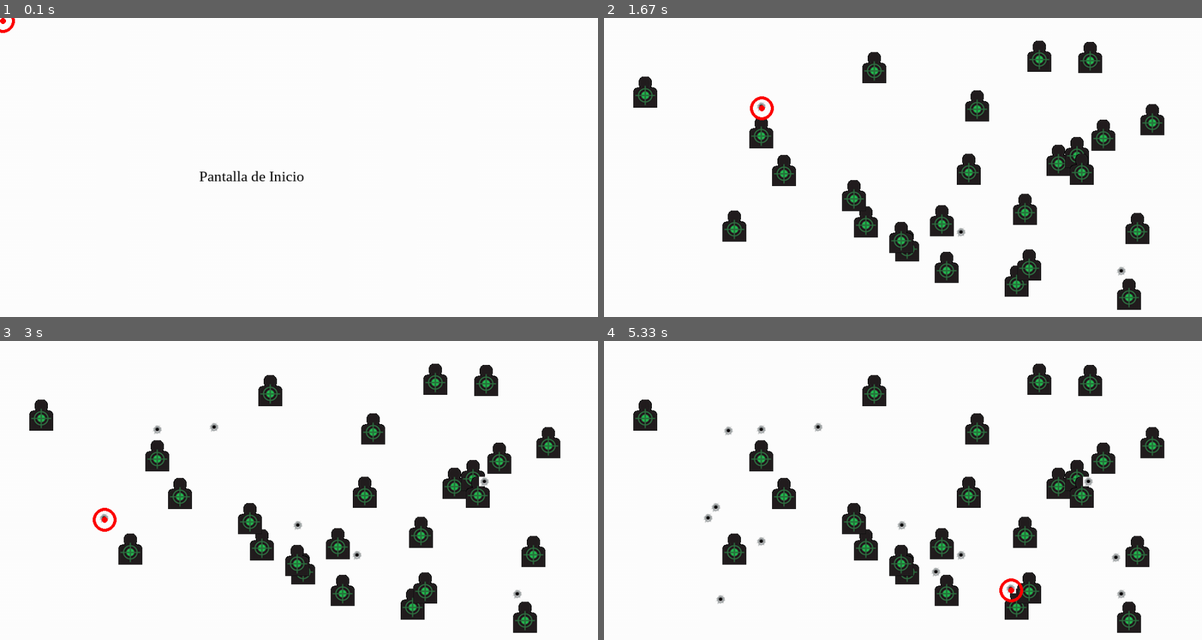
Above: before the commit, frames 1-4 (two rows, left to right).
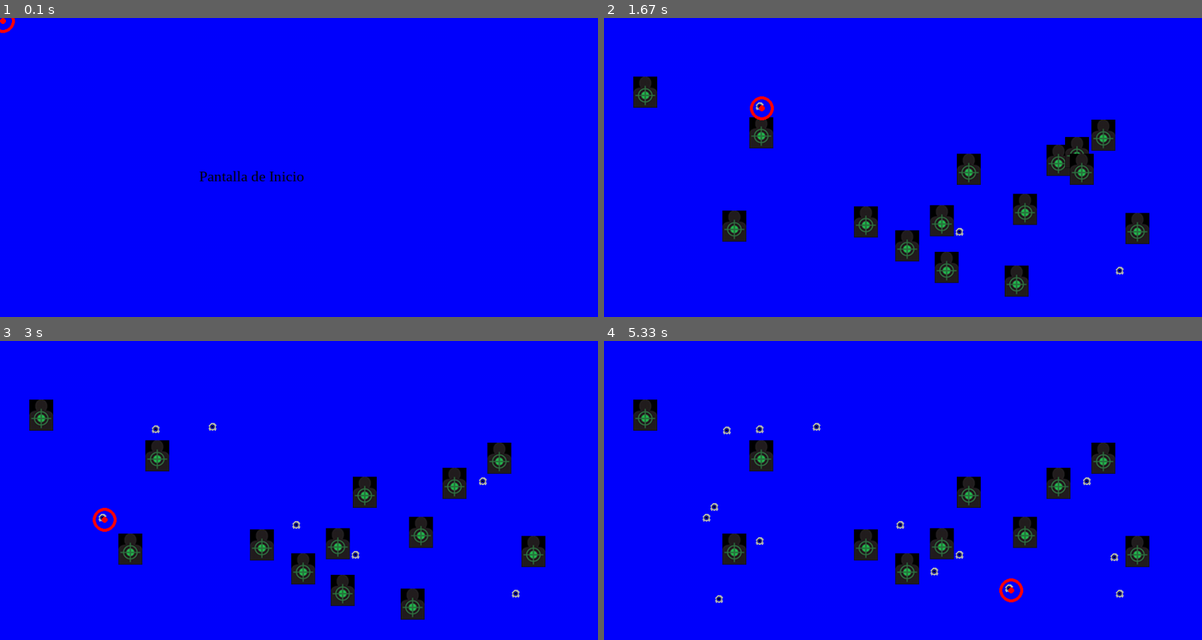
Above: after the commit, the same moments.

Repository: PerrottaJulian/Pygame-AimLab
Game: pygame game, started from main.py
Same seed, same stepped clock (60 frames per second), same inputs: the game is played once before the commit and once after it.
Inputs (mouse positions are in pixels of both pictures, inside the frame that each line leads up to):
- Up to frame 1 (0.1 s): no input
- Up to frame 2 (1.67 s): click (903, 167) at 0.38 s; click (962, 233) at 0.72 s; click (1124, 272) at 1.05 s; click (759, 107) at 1.38 s
- Up to frame 3 (3 s): click (299, 526) at 1.72 s; click (215, 427) at 2.05 s; click (484, 484) at 2.38 s; click (101, 520) at 2.72 s
- Up to frame 4 (5.33 s): click (729, 430) at 3.05 s; click (759, 544) at 3.38 s; click (1118, 559) at 3.72 s; click (723, 601) at 4.05 s; click (717, 508) at 4.38 s; click (938, 574) at 4.72 s; click (1010, 589) at 5.05 s

The runs differ from the first frame. In frame 1, 100% of the frame differs, in the area x 0-100%, y 0-100%; in frame 2, 95%; in frame 3, 96%; in frame 4, 96%.

Commit message:
28/11/23 2

Diff:
--- a/fondo.py
+++ b/fondo.py
@@ -18,14 +18,14 @@
 class Meteor (pygame.sprite.Sprite):
     def __init__(self):
         super().__init__()
-        self.image = pygame.image.load("diana1.png").convert()
+        self.image = pygame.image.load("sprites_sounds/target1.png").convert()
         self.image.set_colorkey((0,0,0))
         self.rect = self.image.get_rect()
 
 class Player (pygame.sprite.Sprite):
     def __init__(self):
         super().__init__()
-        self.image = pygame.image.load("player.png").convert()
+        self.image = pygame.image.load("sprites_sounds/player.png").convert()
         self.image.set_colorkey((0,0,0))
         self.rect = self.image.get_rect()
 
--- a/main.py
+++ b/main.py
@@ -15,35 +15,38 @@
 SCREEN_LENGHT = 1000
 SCREEN_HIGH = 500
 
-middle = (SCREEN_LENGHT//3, SCREEN_HIGH//2)
+MIDDLE = (SCREEN_LENGHT//3, SCREEN_HIGH//2)
 
 #Pantalla
 screen = pygame.display.set_mode((SCREEN_LENGHT, SCREEN_HIGH))
+pygame.display.set_caption("AimLab")
 pygame.mouse.set_visible(0)
 clock = pygame.time.Clock()
 font = pygame.font.SysFont("serif", 25)
 
 #sonido
-sound = pygame.mixer.Sound("sprites_sounds/gunshot.mp3")
+gunshot = pygame.mixer.Sound("sprites_sounds/gunshot.mp3")
+clang = pygame.mixer.Sound("sprites_sounds/target_sound.mp3")
+
 
 #Clases (Sprites)
 class Target(pygame.sprite.Sprite):
     def __init__(self):
         super().__init__()
         self.image = pygame.image.load("sprites_sounds/target2.png").convert()
-        self.image.set_colorkey(full_black)
+        #self.image.set_colorkey(full_black)
         self.rect = self.image.get_rect()
 
 class Shot(pygame.sprite.Sprite):
     def __init__(self):
         super().__init__()
-        self.image = pygame.image.load("sprites_sounds/disparo4.png").convert()
-        #self.image.set_colorkey(white)
+        self.image = pygame.image.load("sprites_sounds/disparo2.png").convert()
+        self.image.set_colorkey(full_black)
         self.rect = self.image.get_rect()
 
 #Modulos
 def generateTargets():
-    for i in range(25):
+    for i in range(15):
         target = Target()
         target.rect.x = random.randint(10, SCREEN_LENGHT - 50)
         target.rect.y = random.randint(10, SCREEN_HIGH - 50)
@@ -52,18 +55,18 @@
         all_sprites_list.add(target)
 
 
-def displayFrames(start, game, gameover):
-    screen.fill(white)
+def updateScreen(start, game, gameover):
+    screen.fill(blue)
     if start:
         start_text = font.render("Pantalla de Inicio", True, full_black)
-        screen.blit(start_text, middle)
+        screen.blit(start_text, MIDDLE)
     elif game:
         #game_text = font.render("JUEGOOOOOOO", True, black)
         #screen.blit(game_text, middle)
         all_sprites_list.draw(screen)
     elif gameover:
         end_text = font.render("GAME OVER", True, full_black)
-        screen.blit(end_text, middle)
+        screen.blit(end_text, MIDDLE)
     mira(mouse_pos)
     pygame.display.update()
 
@@ -71,8 +74,10 @@
     pygame.draw.circle(screen, red, center, 20, 5)
     pygame.draw.circle(screen, red, center, 5)
 
+
 #listas
 target_list = pygame.sprite.Group() #? Proposito: Detectar colisiones
+shot_list = pygame.sprite.Group()
 all_sprites_list = pygame.sprite.Group() #? Proposito: Dibujar los sprites
 
 #Data previa
@@ -97,9 +102,12 @@
             elif event.type == pygame.MOUSEBUTTONDOWN:
                 shot = Shot()
                 shot.rect.x = mouse_pos[0] -10
-                shot.rect.y = mouse_pos[1] -11
+                shot.rect.y = mouse_pos[1] -10
+
+                shot_list.add(shot)
                 all_sprites_list.add(shot)
-                sound.play()
+                gunshot.play()
+                #clang.play()
             elif event.type == pygame.MOUSEBUTTONDOWN:
                 all_sprites_list.clear()
 
@@ -113,8 +121,30 @@
         #####!
 
 
-    displayFrames(start, game, gameover)
+    updateScreen(start, game, gameover)
+
+    #! Logica del Juego (pasar a funciones)
+    for shot in shot_list:
+        target_hit_list = pygame.sprite.spritecollide(shot, target_list, True)
+        for hit in target_hit_list:
+            clang.play()
+
+    if len(target_list) == 0:
+        shot_list.empty()
+        target_list.empty
+        all_sprites_list.empty()
+        generateTargets()
+
+    ####!
+
+
+
+
+
 
     clock.tick(60)
 
+
+
+
 pygame.quit()
--- a/mouse.py
+++ b/mouse.py
@@ -25,7 +25,7 @@
 class Meteoro(pygame.sprite.Sprite):
     def __init__(self):
         super().__init__()
-        self.image = pygame.image.load("meteor.png").convert()
+        self.image = pygame.image.load("sprites_sounds/meteor.png").convert()
         self.image.set_colorkey(black)
         self.rect = self.image.get_rect()
 
Binary file added: sprites_sounds/disparo2.png
Binary file removed: sprites_sounds/disparo3.jpg
Binary file changed: sprites_sounds/disparo4.png
Not shown, added: sprites_sounds/target_sound.mp3
